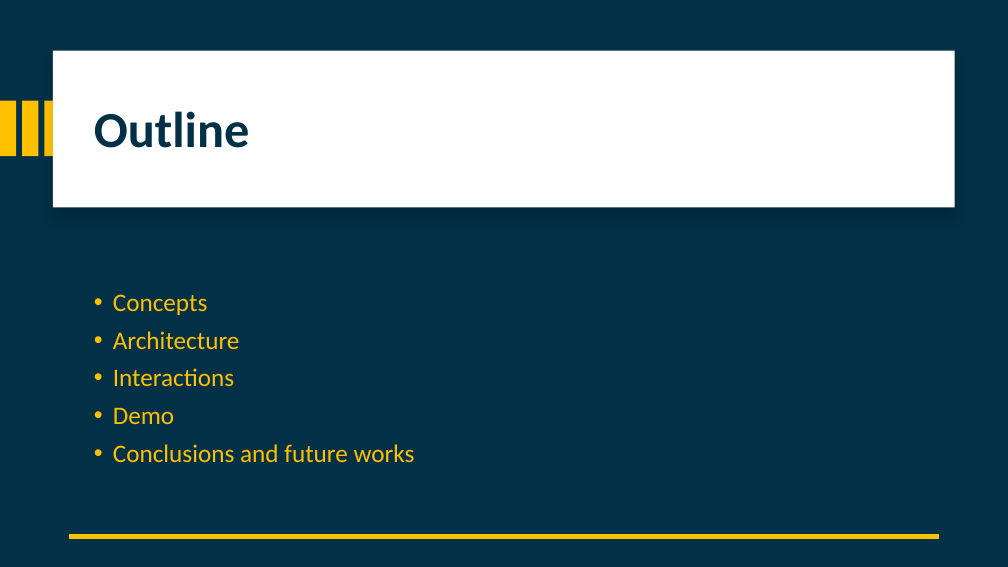
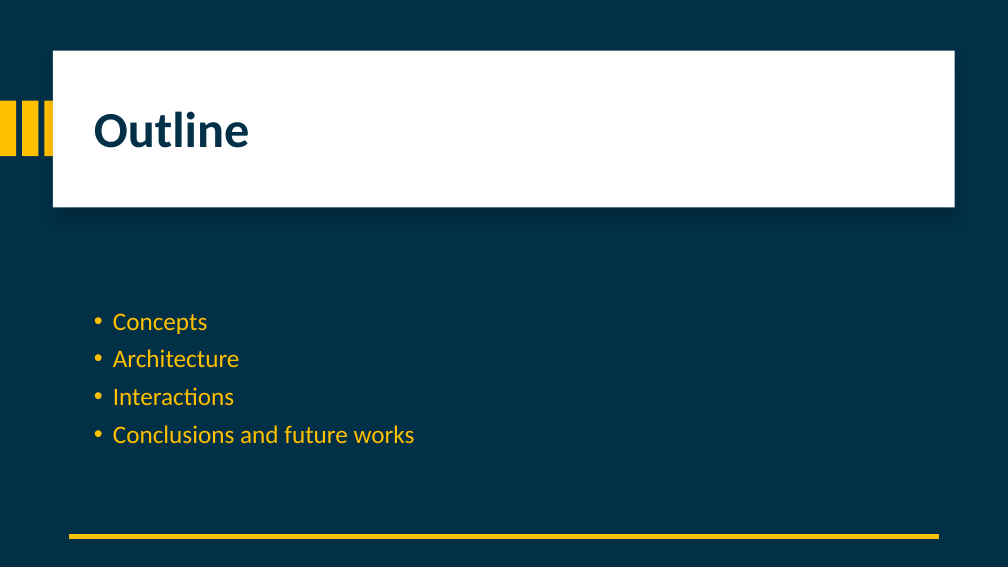
Before and after one commit to attennig/MultimodalMultiuserHomeAssistant, a slide deck: slide 3 of Multimodal personalized multiuser Home Assistant.pptx. Drawn at 1008x567 pixels with LibreOffice and Linux fonts; fonts in the diff are those of the drawing. Boxes give left, top, right and bottom in pixels: in the first picture for what was removed or moved away, otherwise in the second. Text is boxed around its words. In the diff, an @@ line names an element or a change of style, - is before the commit and + after.

```diff
--- a/Multimodal personalized multiuser Home Assistant.pptx
+++ b/Multimodal personalized multiuser Home Assistant.pptx
@@ text at <box>113,407,174,424</box>: paragraph removed @@
-• Demo
```
Also in this commit, not shown: 1 other slide changed, 6 slides added.
